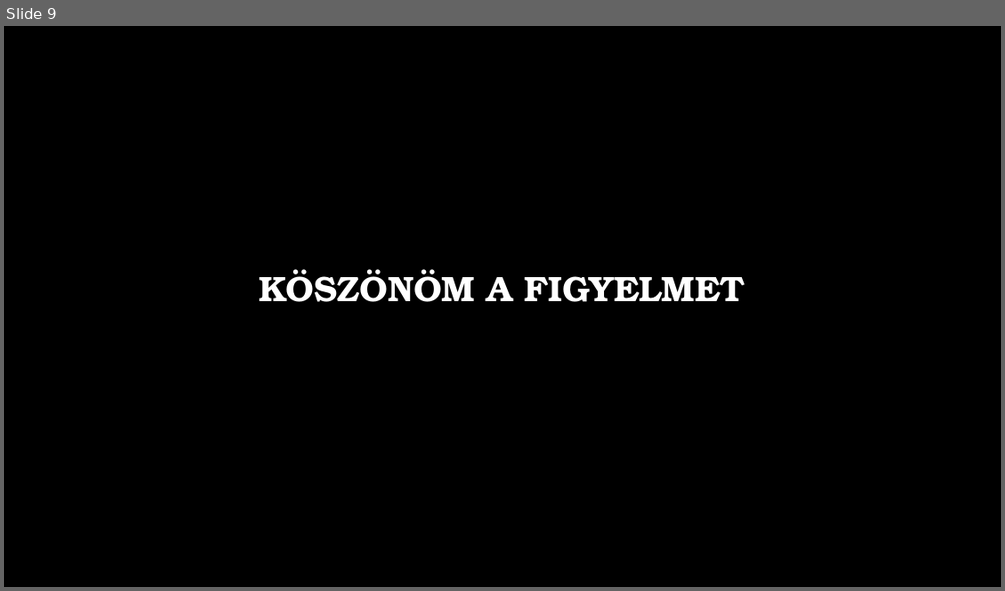
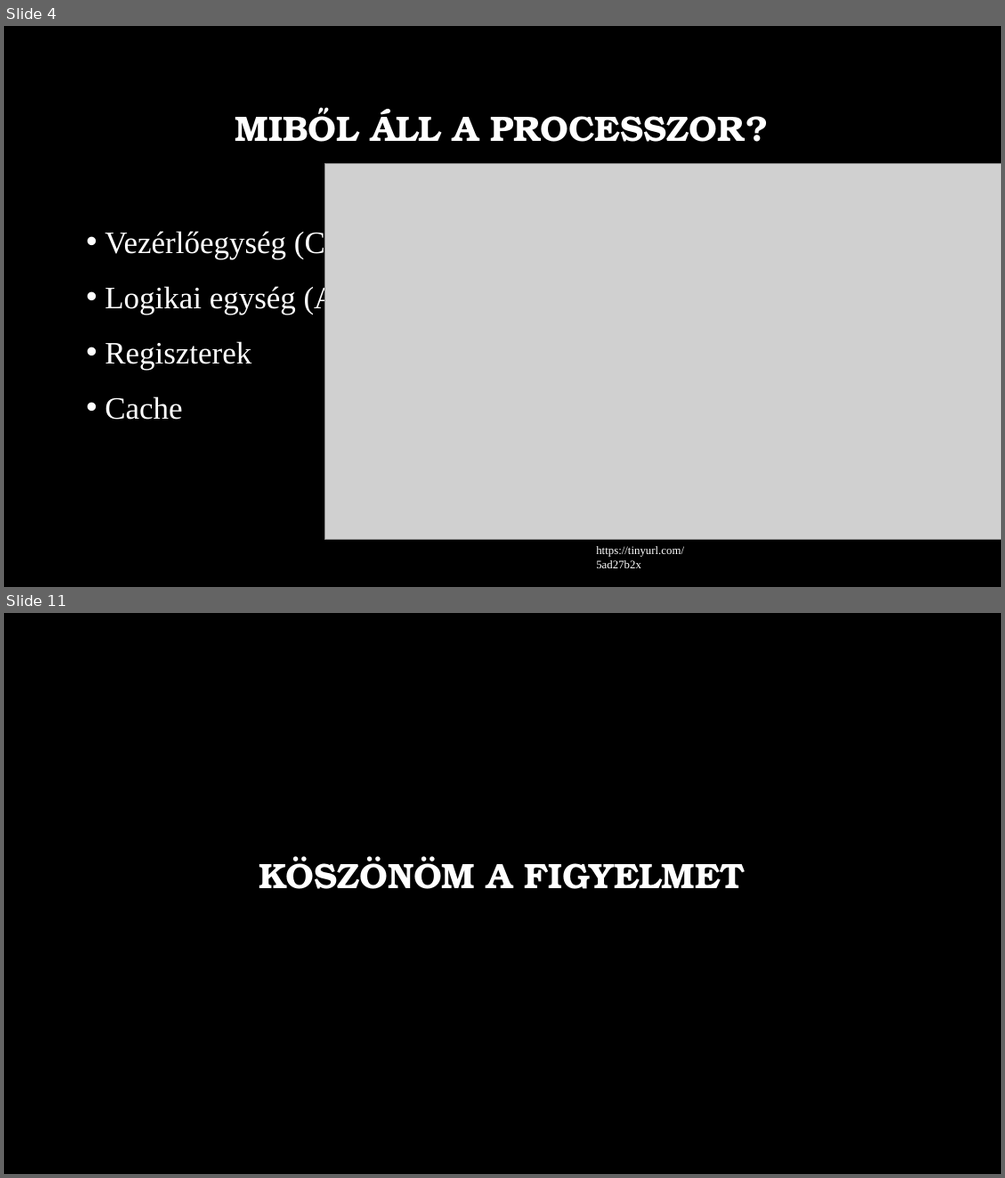
Before and after one commit to MszrsRicsi/Paprika, a slide deck: Processzorok.pptx. Shown one above the other, each under a label of ours: slide 9 before the commit, slides 4 and 11 after it; the slides between them are not shown. The pictures are 1005x591 and 1005x1178 pixels, drawn with LibreOffice and Linux fonts; fonts in the diff are those of the drawing; grey boxes stand for pictures; background and template pictures are left out. Boxes give left, top, right and bottom in pixels: in the first picture for what was removed or moved away, otherwise in the second. Text is boxed around its words. In the diff, an @@ line names an element or a change of style, - is before the commit and + after.

Commit message:
Processzorok ppt folytatása

```diff
--- a/Processzorok.pptx
+++ b/Processzorok.pptx
@@ slide 4 added at (4,26,1001,587), background picture (left out) @@
@@ title added at (235,107,769,142), 34 pt, text #FFFFFF, bold @@
+MIBŐL ÁLL A PROCESSZOR?
@@ picture added at (324,164,1001,539) @@
@@ text added at (105,228,388,419), 30 pt, text #FFFFFF @@
+• Vezérlőegység (CU)
+• Logikai egység (ALU)
+• Regiszterek
+• Cache
@@ text added at (596,546,684,568), 11 pt, text #FFFFFF @@
+https://tinyurl.com/5ad27b2x
@@ what was slide 9 is now slide 11 @@
```
Also in this commit, not shown: 3 slides changed, 5 other slides added, 4 slides removed.
